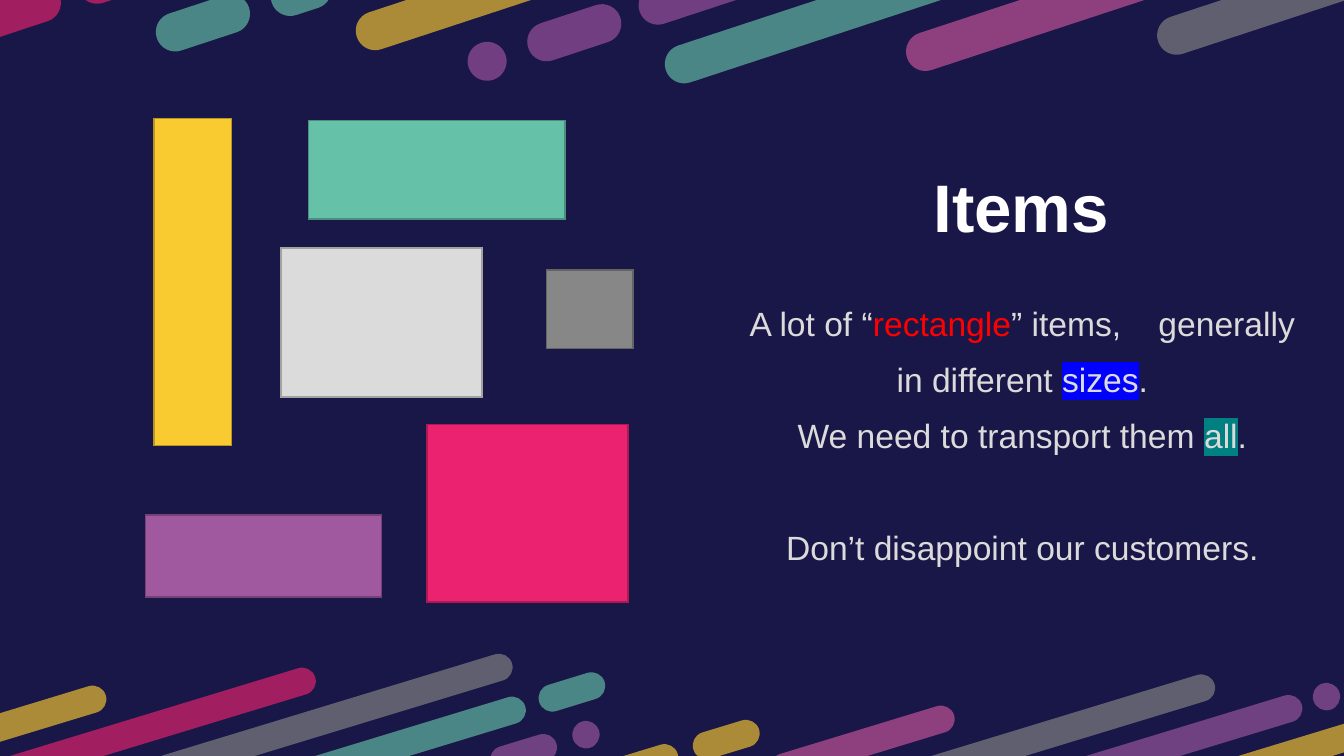
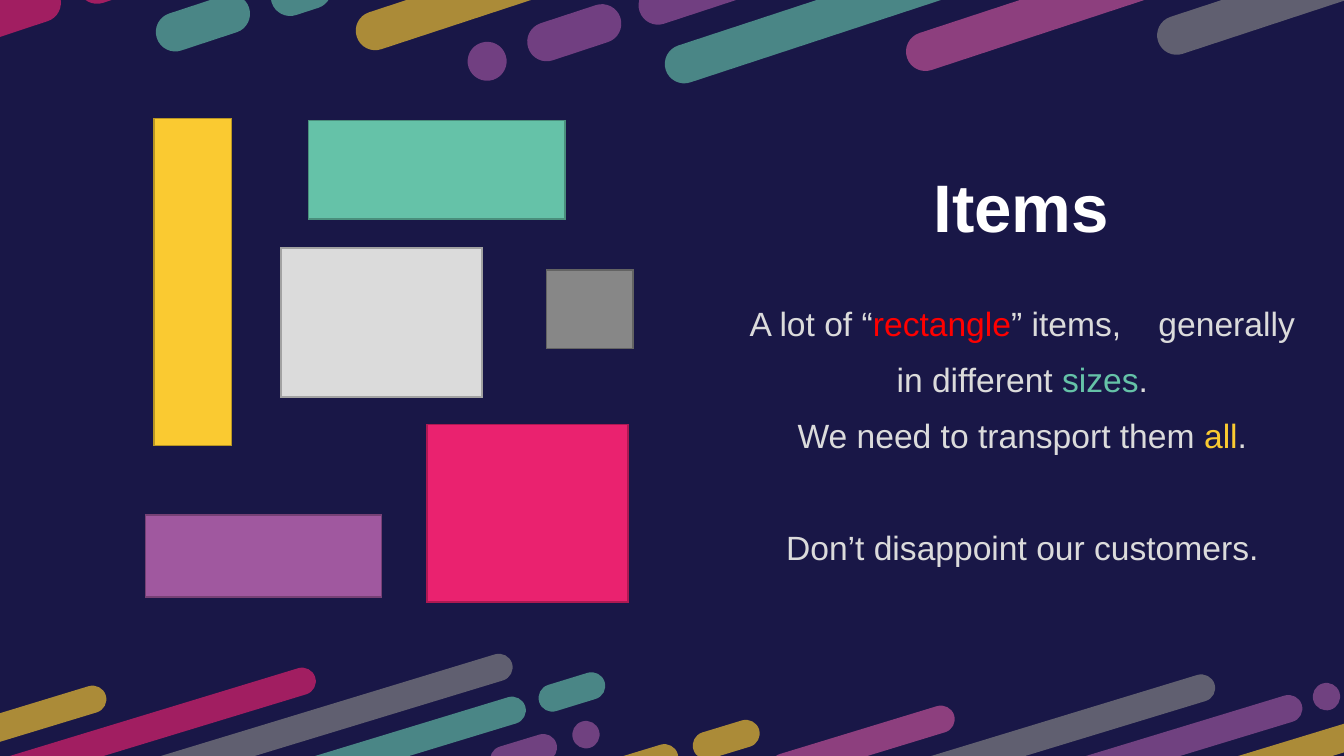
Before and after one commit to htnminh/optimization-project, a slide deck: slide 4 of presentation/General 2D Bin Packing Problem.pptx. Drawn at 1344x756 pixels with LibreOffice and Linux fonts; fonts in the diff are those of the drawing. Boxes give left, top, right and bottom in pixels: in the first picture for what was removed or moved away, otherwise in the second. Text is boxed around its words. In the diff, an @@ line names an element or a change of style, - is before the commit and + after.

```diff
--- a/presentation/General 2D Bin Packing Problem.pptx
+++ b/presentation/General 2D Bin Packing Problem.pptx
@@ text at <box>750,311,1294,455</box>: text colour #DBDBDB to #65C2A8, highlight #0000FF to none in "sizes."; text colour #DBDBDB to #FACA31, highlight #008080 to none in "all." @@
```
Also in this commit, not shown: 13 other slides changed, 5 slides added, 19 other files.
